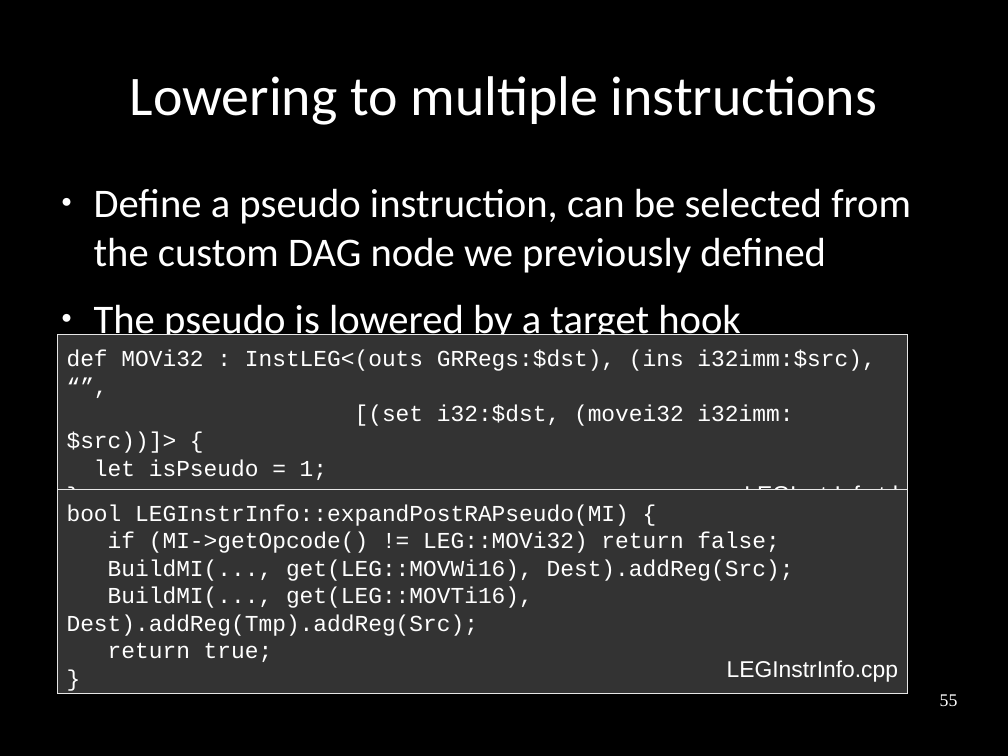
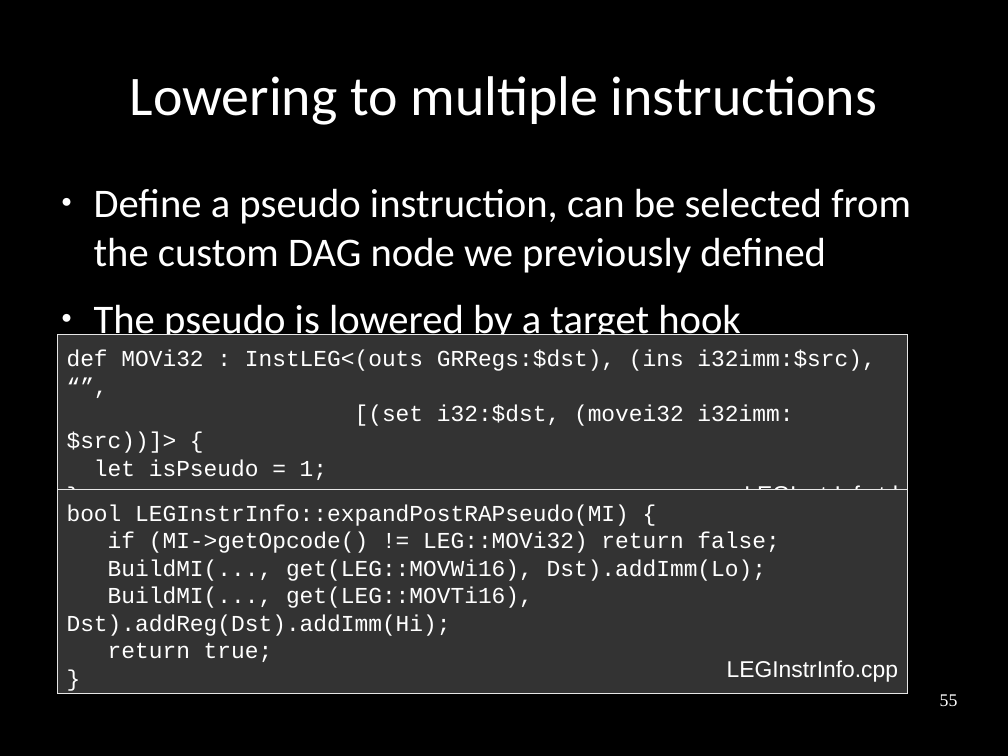
Before and after one commit to frasercrmck/llvm-leg, a slide deck: slide 55 of docs/Codeplay/Slides.odp. Drawn at 1008x756 pixels with LibreOffice and Linux fonts; fonts in the diff are those of the drawing. Boxes give left, top, right and bottom in pixels: in the first picture for what was removed or moved away, otherwise in the second. Text is boxed around its words. In the diff, an @@ line names an element or a change of style, - is before the commit and + after.

```diff
--- a/docs/Codeplay/Slides.odp
+++ b/docs/Codeplay/Slides.odp
@@ text in rectangle at (67,559,766,636): text changed @@
-BuildMI(..., get(LEG::MOVWi16), Dest).addReg(Src);
-BuildMI(..., get(LEG::MOVTi16), Dest).addReg(Tmp).addReg(Src);
+BuildMI(..., get(LEG::MOVWi16), Dst).addImm(Lo);
+BuildMI(..., get(LEG::MOVTi16), Dst).addReg(Dst).addImm(Hi);
```
Also in this commit, not shown: 5 other slides changed, 1 slide added.
